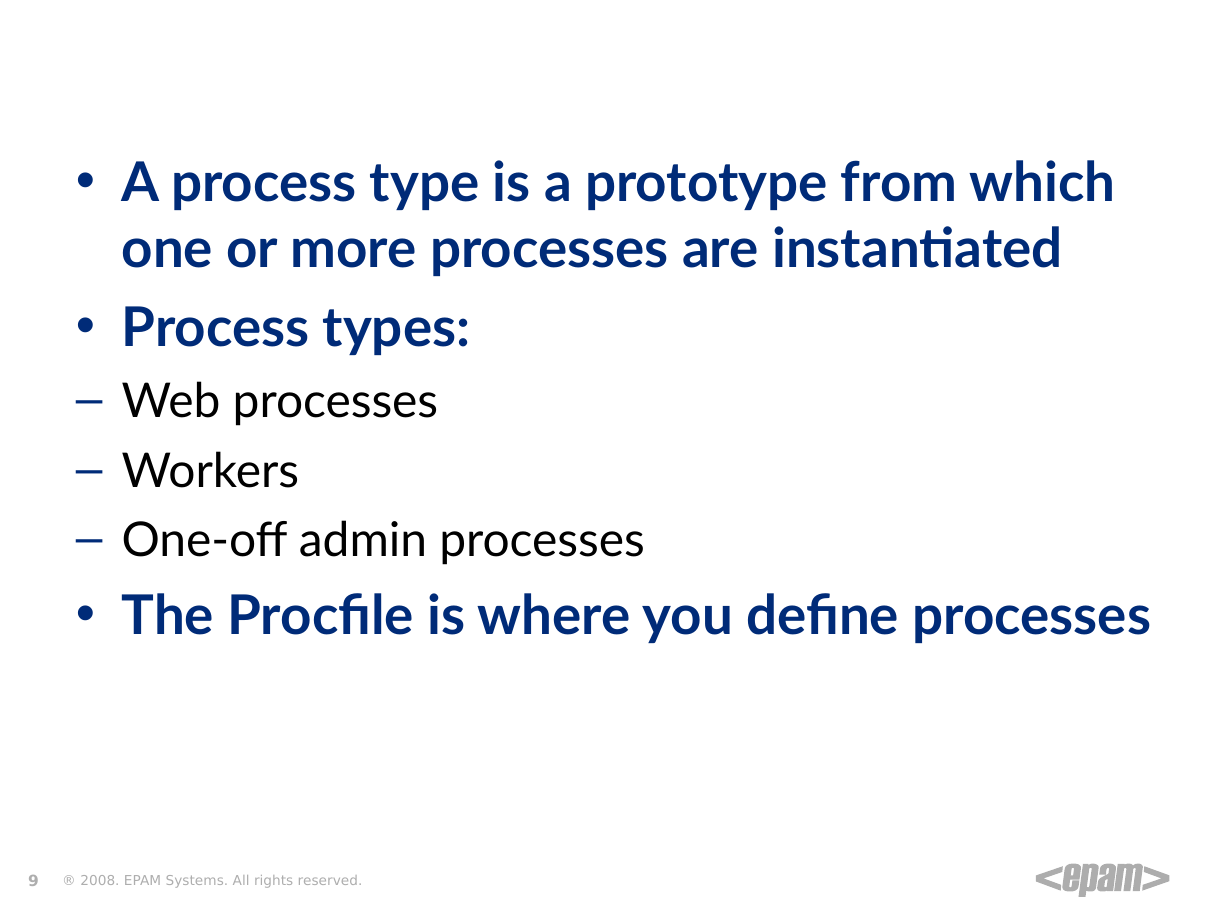
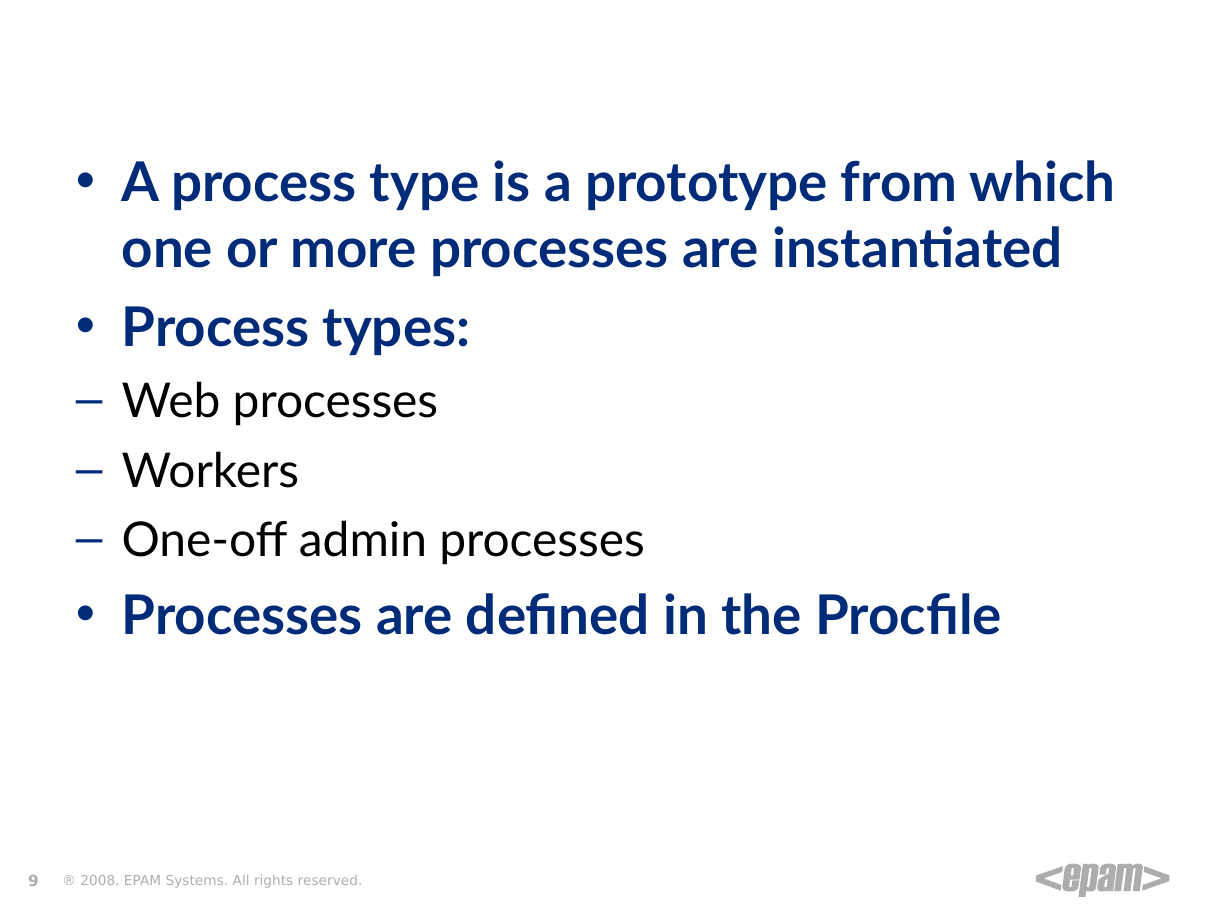
Before and after one commit to zgorbe/Heroku-HelloWorld, a slide deck: slide 9 of Heroku.ppt. Drawn at 1232x924 pixels with LibreOffice and Linux fonts; fonts in the diff are those of the drawing; background and template pictures are left out. Boxes give left, top, right and bottom in pixels: in the first picture for what was removed or moved away, otherwise in the second. Text is boxed around its words. In the diff, an @@ line names an element or a change of style, - is before the commit and + after.

```diff
--- a/Heroku.ppt
+++ b/Heroku.ppt
@@ text at [122, 593, 1002, 635]: text changed @@
-• The Procfile is where you define processes
+• Processes are defined in the Procfile
```
Also in this commit, not shown: 7 other slides changed, 1 slide added.
